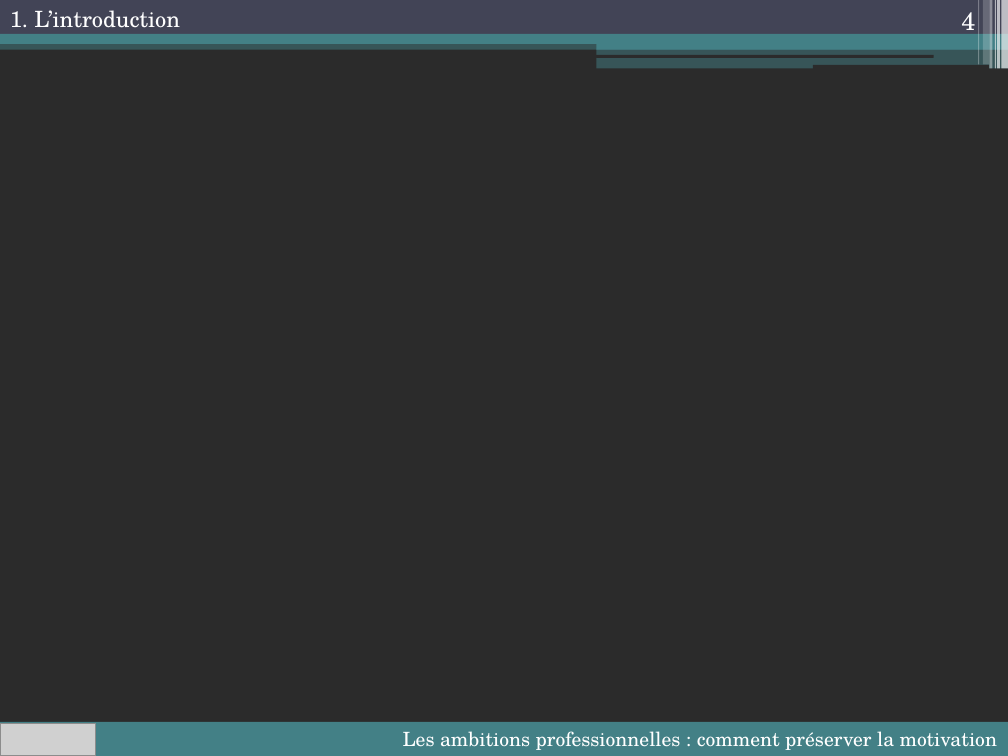
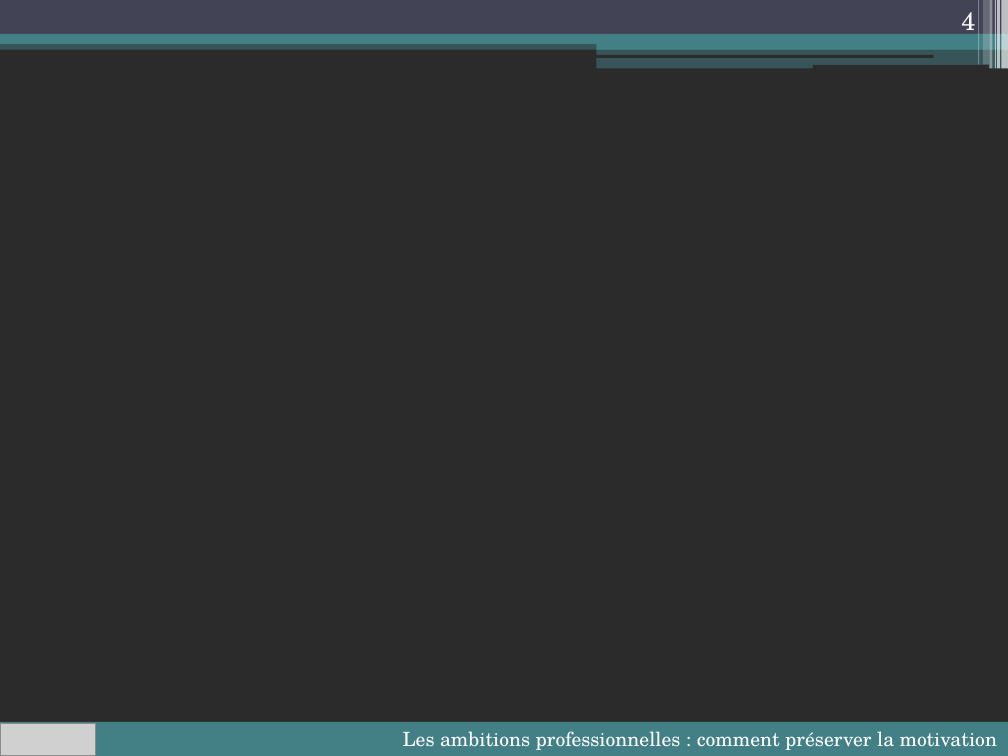
Before and after one commit to lioubouchkin/soutenance, a slide deck: slide 4 of Soutenance.pptx. Drawn at 1008x756 pixels with LibreOffice and Linux fonts; fonts in the diff are those of the drawing; grey boxes stand for pictures; background and template pictures are left out; a plain dark background stands for a picture behind light text. Boxes give left, top, right and bottom in pixels: in the first picture for what was removed or moved away, otherwise in the second. Text is boxed around its words. In the diff, an @@ line names an element or a change of style, - is before the commit and + after.

```diff
--- a/Soutenance.pptx
+++ b/Soutenance.pptx
@@ text removed at (10,10,180,28) @@
-1. L’introduction
```
Also in this commit, not shown: 15 other slides changed, 1 slide added, 1 other file.
